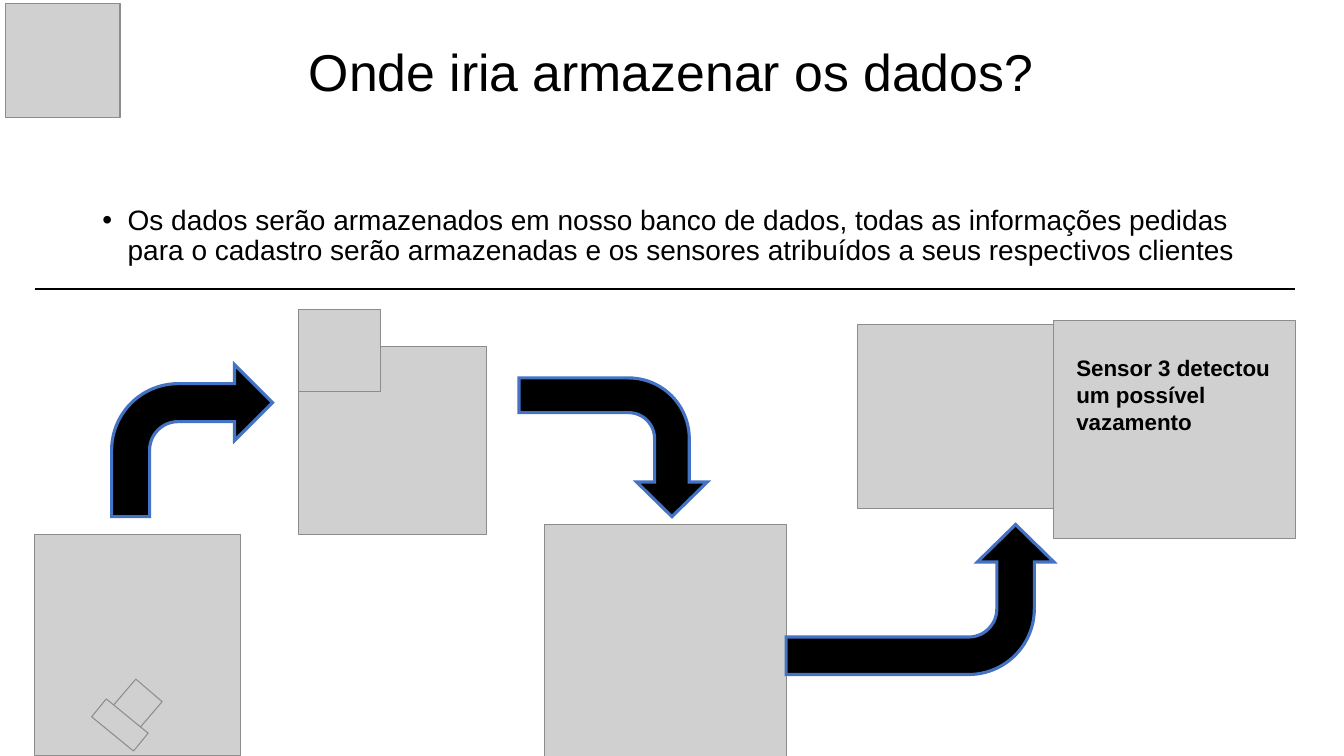
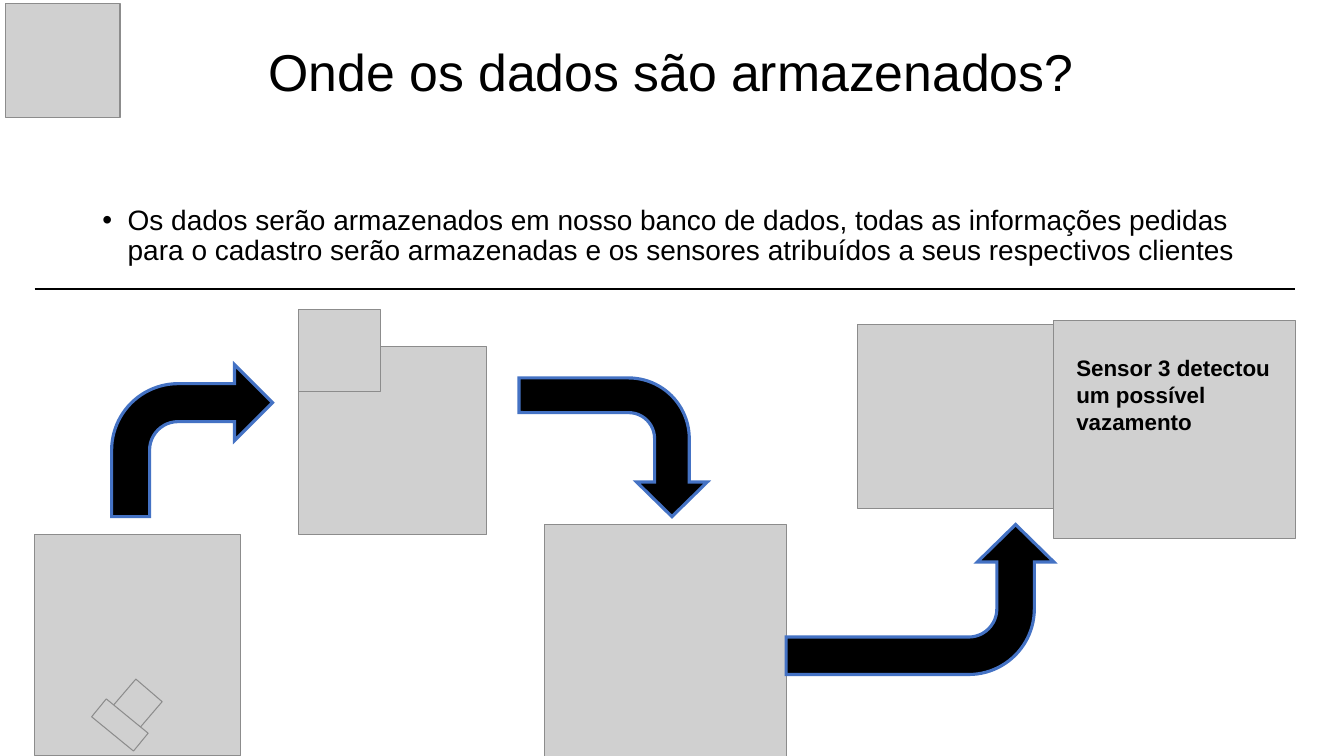
Before and after one commit to franklin-silva41/PROJETO-SENSOR-DE-UMIDADE, a slide deck: slide 9 of SUSTABIL - Apresentação didatico.pptx (slide 7 before the commit). Drawn at 1344x756 pixels with LibreOffice and Linux fonts; fonts in the diff are those of the drawing; grey boxes stand for pictures. Boxes give left, top, right and bottom in pixels: in the first picture for what was removed or moved away, otherwise in the second. Text is boxed around its words. In the diff, an @@ line names an element or a change of style, - is before the commit and + after.

```diff
--- a/SUSTABIL - Apresentação didatico.pptx
+++ b/SUSTABIL - Apresentação didatico.pptx
@@ title at (x1=268, y1=53, x2=1073, y2=92): text changed @@
-Onde iria armazenar os dados?
+Onde os dados são armazenados?
```
Also in this commit, not shown: 3 other slides changed, 2 slides added.
